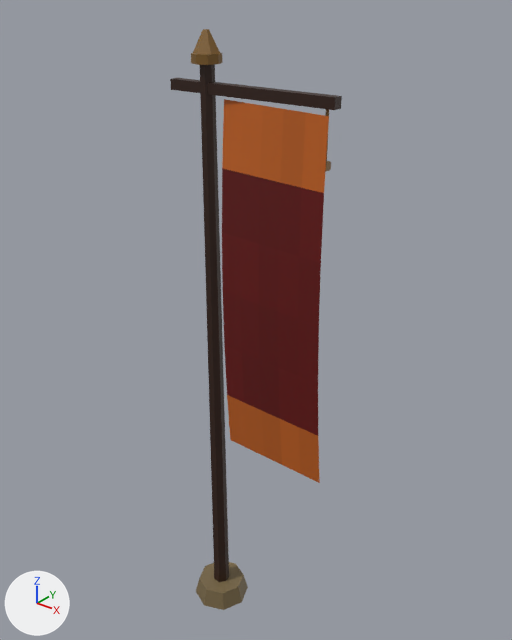
The glTF model client/public/models/banner.glb: old version first, new version second.
Camera for both pictures: a 50 mm lens placed at (3.25, -3.55, 5.07), pointed at (0.27, 0.17, 2.76). Lighting does not change. The marker at lower left points along +X, +Y and +Z. The picture after the commit comes second. Vertices at exactly the same position are counted once.

Names of what the first picture shows: 'banner_body', 'cloth'.
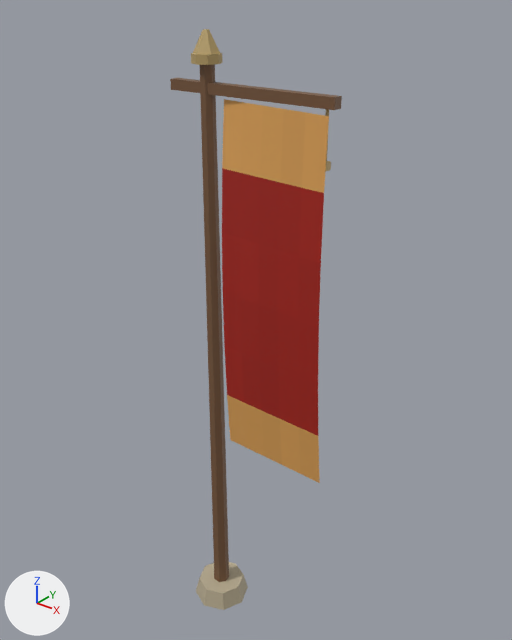
Patch to the scene script:
```diff
--- a/client/public/models/banner.glb.py
+++ b/client/public/models/banner.glb.py
@@ me_banner_body @@
 me_banner_body.from_pydata(...)  # 92 vertices, 156 faces; spans x -0.3..1.0, y -0.24..0.24, z 0.0..4.77
 # used by ob_banner_body; location = (0.0, 0.0, 0.0)
+# me_banner_body part 1: 124 faces centred in x -0.3..1.0, y -0.09..0.09, z 0.08..4.77 are repainted in the vertex colours; the middle colour goes from brown #7d5b24 to brown #baa16a
+# me_banner_body part 2: 32 faces centred in x -0.2..0.2, y -0.2..0.2, z 0.0..0.16 are repainted in the vertex colours; the middle colour goes from brown #786746 to beige #b6aa8f
 me_banner_body.materials.append(mat_defaultmaterial)
@@ me_cloth @@
 me_cloth.from_pydata(...)  # 42 vertices, 60 faces; spans x 0.14..1.0, y -0.11..0.0, z 1.72..4.36
 # used by ob_cloth; location = (0.0, 0.0, 0.0)
+# me_cloth part 3: 40 faces centred in x 0.2..0.94, y -0.1..-0.04, z 2.31..3.77 are repainted in the vertex colours; the middle colour goes from dark red #640302 to red #a81f12
+# me_cloth part 4: 20 faces centred in x 0.2..0.94, y -0.09..-0.01, z 1.87..4.21 are repainted in the vertex colours; the middle colour goes from orange #c06019 to orange #e1a558
 me_cloth.materials.append(mat_defaultmaterial_001)
```

Boxes (x1, y1, x2, y2) around the edits, measured in the pictures (512 x 640 px):
part 1 of me_banner_body, recoloured
    both: (170, 29, 342, 582)
part 2 of me_banner_body, recoloured (brown to beige)
    both: (196, 562, 248, 610)
part 3 of me_cloth, recoloured (dark red to red)
    both: (222, 168, 324, 436)
part 4 of me_cloth, recoloured (lighter)
    both: (222, 99, 329, 483)
